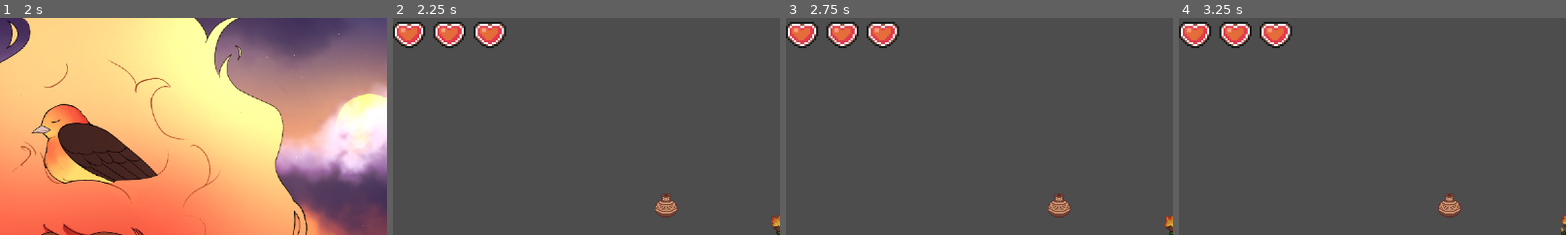
Above: before the commit, frames 1-4 (left to right).
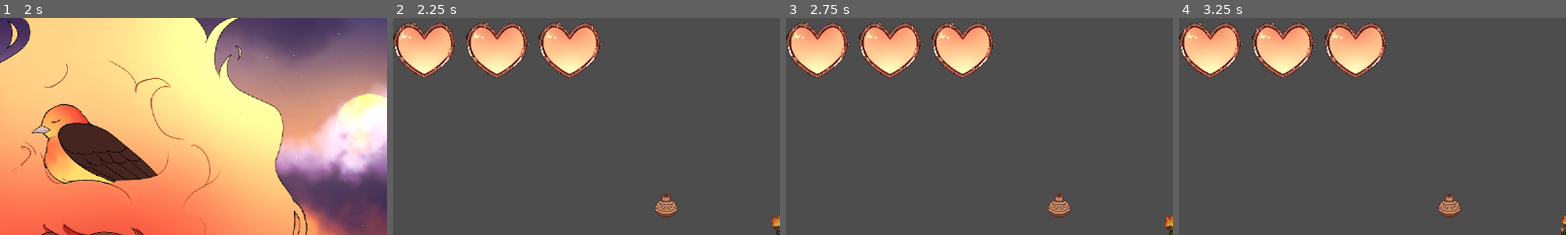
Above: after the commit, the same moments.

Repository: carolinalimaal/tekoha
Game: Godot game, scene res://UI/main_menu/main_menu.tscn
Two runs of this game, one before a commit and one after it. Both use one fixed random seed, a clock stepped at 60 frames per second and the inputs below.
Inputs (mouse positions are % of the whole screen's width and height, from its top left):
- Up to frame 1 (2 s): click "Novo Jogo" at 0.5 s; click "Novo Jogo" at 1.25 s
- Up to frame 2 (2.25 s): click "Carregar Jogo" at 2 s
- Up to frame 3 (2.75 s): no input
- Up to frame 4 (3.25 s): tap Enter at 2.75 s; move the mouse to (72, 45) at 2.77 s; hold D (move_right) from 2.78 s (still down); click (72, 45) at 2.85 s
The pictures show only the part of the screen within x 0-50%, y 0-50%; the shares and areas given below are measured in that part.

Frame 1 is identical in both runs. In frame 2, 9.4% of the frame differs, in the area x 0-55%, y 1-28%; in frame 3, 9.4%; in frame 4, 9.4%.

Commit message:
refactor: implementação de corações animados

Diff:
--- a/tekoha/UI/heart_ui/heart_icon.gd
+++ b/tekoha/UI/heart_ui/heart_icon.gd
@@ -1,6 +1,6 @@
 class_name Heart extends Panel
 
-@onready var sprite_2d: Sprite2D = $Sprite2D
+@onready var animated_sprite_2d: AnimatedSprite2D = $AnimatedSprite2D
 
 func update_sprite(value: int):
-	sprite_2d.frame = clampi(value, 0, 4)
+	animated_sprite_2d.animation = str(clampi(value, 0, 4))
--- a/tekoha/UI/heart_ui/heart_icon.tscn
+++ b/tekoha/UI/heart_ui/heart_icon.tscn
@@ -1,22 +1,90 @@
-[gd_scene load_steps=3 format=3 uid="uid://8xpkc6duamh1"]
+[gd_scene format=3 uid="uid://8xpkc6duamh1"]
 
-[ext_resource type="Texture2D" uid="uid://b2eb12yt7g7vi" path="res://assets/UI/hearts/Heart.png" id="1_60ils"]
 [ext_resource type="Script" uid="uid://boxlr2osbxrxf" path="res://UI/heart_ui/heart_icon.gd" id="1_87onl"]
+[ext_resource type="Texture2D" uid="uid://cfvtqsutj7qke" path="res://assets/UI/hearts/heart_empty 1.png" id="2_j8rwd"]
+[ext_resource type="Texture2D" uid="uid://buaw6m50foo0x" path="res://assets/UI/hearts/heart_empty 2.png" id="3_65shk"]
+[ext_resource type="Texture2D" uid="uid://bxd42cnb7slds" path="res://assets/UI/hearts/heart_14 1.png" id="4_o7qot"]
+[ext_resource type="Texture2D" uid="uid://daxer8ppip4n7" path="res://assets/UI/hearts/heart_14 2.png" id="5_8fnuu"]
+[ext_resource type="Texture2D" uid="uid://b6dwsdc4wwusq" path="res://assets/UI/hearts/heart_half 1.png" id="6_xrrcm"]
+[ext_resource type="Texture2D" uid="uid://rkbx3l3o63xm" path="res://assets/UI/hearts/heart_half 2.png" id="7_sexmv"]
+[ext_resource type="Texture2D" uid="uid://xcgbtc13pixp" path="res://assets/UI/hearts/heart_34 1.png" id="8_kss5h"]
+[ext_resource type="Texture2D" uid="uid://d0riug22j6h17" path="res://assets/UI/hearts/heart_34 2.png" id="9_0umod"]
+[ext_resource type="Texture2D" uid="uid://bq480ds2sue6d" path="res://assets/UI/hearts/heart_full 1.png" id="10_8mjtj"]
+[ext_resource type="Texture2D" uid="uid://b2x3nlut2x2qh" path="res://assets/UI/hearts/heart_full 2.png" id="11_o0qy3"]
 
-[node name="HeartIcon" type="Panel"]
+[sub_resource type="SpriteFrames" id="SpriteFrames_87onl"]
+animations = [{
+"frames": [{
+"duration": 1.0,
+"texture": ExtResource("2_j8rwd")
+}, {
+"duration": 1.0,
+"texture": ExtResource("3_65shk")
+}],
+"loop": true,
+"name": &"0",
+"speed": 1.0
+}, {
+"frames": [{
+"duration": 1.0,
+"texture": ExtResource("4_o7qot")
+}, {
+"duration": 1.0,
+"texture": ExtResource("5_8fnuu")
+}],
+"loop": true,
+"name": &"1",
+"speed": 1.0
+}, {
+"frames": [{
+"duration": 1.0,
+"texture": ExtResource("6_xrrcm")
+}, {
+"duration": 1.0,
+"texture": ExtResource("7_sexmv")
+}],
+"loop": true,
+"name": &"2",
+"speed": 1.0
+}, {
+"frames": [{
+"duration": 1.0,
+"texture": ExtResource("8_kss5h")
+}, {
+"duration": 1.0,
+"texture": ExtResource("9_0umod")
+}],
+"loop": true,
+"name": &"3",
+"speed": 1.0
+}, {
+"frames": [{
+"duration": 1.0,
+"texture": ExtResource("10_8mjtj")
+}, {
+"duration": 1.0,
+"texture": ExtResource("11_o0qy3")
+}],
+"loop": true,
+"name": &"4",
+"speed": 1.0
+}]
+
+[node name="HeartIcon" type="Panel" unique_id=592060599]
 self_modulate = Color(1, 1, 1, 0)
-custom_minimum_size = Vector2(16, 16)
+custom_minimum_size = Vector2(32, 32)
 anchors_preset = 15
 anchor_right = 1.0
 anchor_bottom = 1.0
-offset_right = -1136.0
-offset_bottom = -632.0
+offset_right = -1120.0
+offset_bottom = -616.0
 grow_horizontal = 2
 grow_vertical = 2
 script = ExtResource("1_87onl")
 
-[node name="Sprite2D" type="Sprite2D" parent="."]
-texture = ExtResource("1_60ils")
+[node name="AnimatedSprite2D" type="AnimatedSprite2D" parent="." unique_id=1662675948]
+scale = Vector2(0.014814814, 0.014814814)
+sprite_frames = SubResource("SpriteFrames_87onl")
+animation = &"0"
+autoplay = "0"
 centered = false
-hframes = 5
-frame = 4
--- a/tekoha/entities/enemies/sacola/sacola.tscn
+++ b/tekoha/entities/enemies/sacola/sacola.tscn
@@ -1631,31 +1631,31 @@
 transitions = ["Start", "Base", SubResource("AnimationNodeStateMachineTransition_p7yjf"), "Base", "Idle", SubResource(" …(716 unchanged characters)…
 graph_offset = Vector2(56, -105)
 
-[node name="Sacola" type="CharacterBody2D"]
+[node name="Sacola" type="CharacterBody2D" unique_id=461608080]
 y_sort_enabled = true
 collision_layer = 16
 collision_mask = 1425
 motion_mode = 1
 script = ExtResource("1_t6kiw")
 
-[node name="HealthComponent" type="Node" parent="."]
+[node name="HealthComponent" type="Node" parent="." unique_id=1477978883]
 script = ExtResource("1_lvpuj")
 max_health = 8
 metadata/_custom_type_script = "uid://cxfitvewp4xj5"
 
-[node name="HitboxComponent" type="Area2D" parent="." node_paths=PackedStringArray("hitbox_collision")]
+[node name="HitboxComponent" type="Area2D" parent="." unique_id=404593787 node_paths=PackedStringArray("hitbox_collision")]
 collision_layer = 32
 collision_mask = 4
 script = ExtResource("2_t6kiw")
 hitbox_collision = NodePath("HitboxCollision")
 metadata/_custom_type_script = "uid://2pwu4vjmtkg6"
 
-[node name="HitboxCollision" type="CollisionShape2D" parent="HitboxComponent"]
+[node name="HitboxCollision" type="CollisionShape2D" parent="HitboxComponent" unique_id=485488135]
 position = Vector2(0, 2)
 shape = SubResource("CapsuleShape2D_6tjw8")
 debug_color = Color(0.99692494, 0.051384434, 1.1551381e-06, 0.41960785)
 
-[node name="HurtboxComponent" type="Area2D" parent="." node_paths=PackedStringArray("hurtbox_collision")]
+[node name="HurtboxComponent" type="Area2D" parent="." unique_id=1331285467 node_paths=PackedStringArray("hurtbox_collision")]
 collision_layer = 64
 collision_mask = 2
 script = ExtResource("3_yud06")
@@ -1663,25 +1663,23 @@
 hurtbox_collision = NodePath("HurtboxCollision")
 metadata/_custom_type_script = "uid://b25oeps4g35sq"
 
-[node name="HurtboxCollision" type="CollisionShape2D" parent="HurtboxComponent"]
+[node name="HurtboxCollision" type="CollisionShape2D" parent="HurtboxComponent" unique_id=1687090213]
 position = Vector2(0, 23)
 shape = SubResource("RectangleShape2D_v8i60")
 disabled = true
 
-[node name="Collision" type="CollisionShape2D" parent="."]
+[node name="Collision" type="CollisionShape2D" parent="." unique_id=928179189]
 position = Vector2(0, 8)
 shape = SubResource("CircleShape2D_v8i60")
 
-[node name="AnimatedSprite2D" type="AnimatedSprite2D" parent="."]
+[node name="AnimatedSprite2D" type="AnimatedSprite2D" parent="." unique_id=1840617448]
 sprite_frames = SubResource("SpriteFrames_n8d5x")
 animation = &"idle_down"
 
-[node name="AnimationPlayer" type="AnimationPlayer" parent="."]
-libraries = {
-&"": SubResource("AnimationLibrary_rfwox")
-}
-
-[node name="AnimationTree" type="AnimationTree" parent="."]
+[node name="AnimationPlayer" type="AnimationPlayer" parent="." unique_id=1724362133]
+libraries/ = SubResource("AnimationLibrary_rfwox")
+
+[node name="AnimationTree" type="AnimationTree" parent="." unique_id=1606370014]
 active = false
 tree_root = SubResource("AnimationNodeStateMachine_spgyc")
 advance_expression_base_node = NodePath("..")
@@ -1694,38 +1692,38 @@
 parameters/Walk/blend_position = Vector2(0, 0)
 script = ExtResource("2_kcolf")
 
-[node name="NavAgent" type="NavigationAgent2D" parent="."]
+[node name="NavAgent" type="NavigationAgent2D" parent="." unique_id=982737471]
 path_postprocessing = 1
 
-[node name="StateMachine" type="Node" parent="." node_paths=PackedStringArray("_initial_state")]
+[node name="StateMachine" type="Node" parent="." unique_id=463188144 node_paths=PackedStringArray("_initial_state")]
 script = ExtResource("9_ornil")
 _initial_state = NodePath("Idle")
 metadata/_custom_type_script = "uid://coql161p0qttr"
 
-[node name="Idle" type="Node" parent="StateMachine"]
+[node name="Idle" type="Node" parent="StateMachine" unique_id=720312832]
 script = ExtResource("10_p7yjf")
 metadata/_custom_type_script = "uid://cai1y4n255biv"
 
-[node name="Patrol" type="Node" parent="StateMachine"]
+[node name="Patrol" type="Node" parent="StateMachine" unique_id=2037965618]
 script = ExtResource("11_7kqut")
 metadata/_custom_type_script = "uid://bclio32j8isjr"
 
-[node name="Chase" type="Node" parent="StateMachine"]
+[node name="Chase" type="Node" parent="StateMachine" unique_id=106673185]
 script = ExtResource("11_8m785")
 
-[node name="Aiming" type="Node" parent="StateMachine"]
+[node name="Aiming" type="Node" parent="StateMachine" unique_id=408119287]
 script = ExtResource("15_gcpg8")
 
-[node name="Lunge" type="Node" parent="StateMachine"]
+[node name="Lunge" type="Node" parent="StateMachine" unique_id=1467523431]
 script = ExtResource("16_gcpg8")
 
-[node name="Attack" type="Node" parent="StateMachine"]
+[node name="Attack" type="Node" parent="StateMachine" unique_id=1935592285]
 script = ExtResource("16_lc60u")
 
-[node name="Stun" type="Node" parent="StateMachine"]
+[node name="Stun" type="Node" parent="StateMachine" unique_id=920024184]
 script = ExtResource("17_3bxu3")
 metadata/_custom_type_script = "uid://sxrsmcd42b0n"
 
-[node name="Death" type="Node" parent="StateMachine"]
+[node name="Death" type="Node" parent="StateMachine" unique_id=1649006007]
 script = ExtResource("18_ab2eh")
 metadata/_custom_type_script = "uid://babneycdrb68l"
--- a/tekoha/project.godot
+++ b/tekoha/project.godot
@@ -8,11 +8,15 @@
 
 config_version=5
 
+[animation]
+
+compatibility/default_parent_skeleton_in_mesh_instance_3d=true
+
 [application]
 
 config/name="tekoha"
 run/main_scene="uid://bdopbw67bxvxq"
-config/features=PackedStringArray("4.5", "Forward Plus")
+config/features=PackedStringArray("4.6", "Forward Plus")
 config/icon="res://icon.svg"
 
 [autoload]
Not shown: 1 places in tekoha/UI/tekoha_theme.tres that only renumber resources
Binary file added: tekoha/assets/UI/hearts/heart_14 1.png
Not shown, added: tekoha/assets/UI/hearts/heart_14 1.png.import
Binary file added: tekoha/assets/UI/hearts/heart_14 2.png
Not shown, added: tekoha/assets/UI/hearts/heart_14 2.png.import
Binary file added: tekoha/assets/UI/hearts/heart_34 1.png
Not shown, added: tekoha/assets/UI/hearts/heart_34 1.png.import
Binary file added: tekoha/assets/UI/hearts/heart_34 2.png
Not shown, added: tekoha/assets/UI/hearts/heart_34 2.png.import
Binary file added: tekoha/assets/UI/hearts/heart_empty 1.png
Not shown, added: tekoha/assets/UI/hearts/heart_empty 1.png.import
Binary file added: tekoha/assets/UI/hearts/heart_empty 2.png
(and 11 more such lines)
